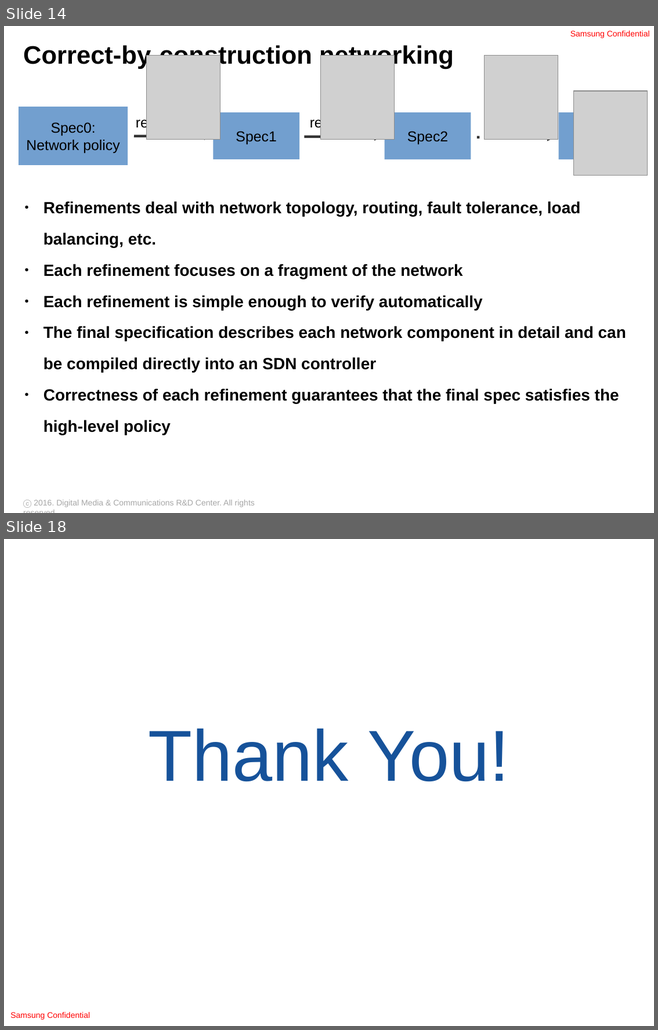
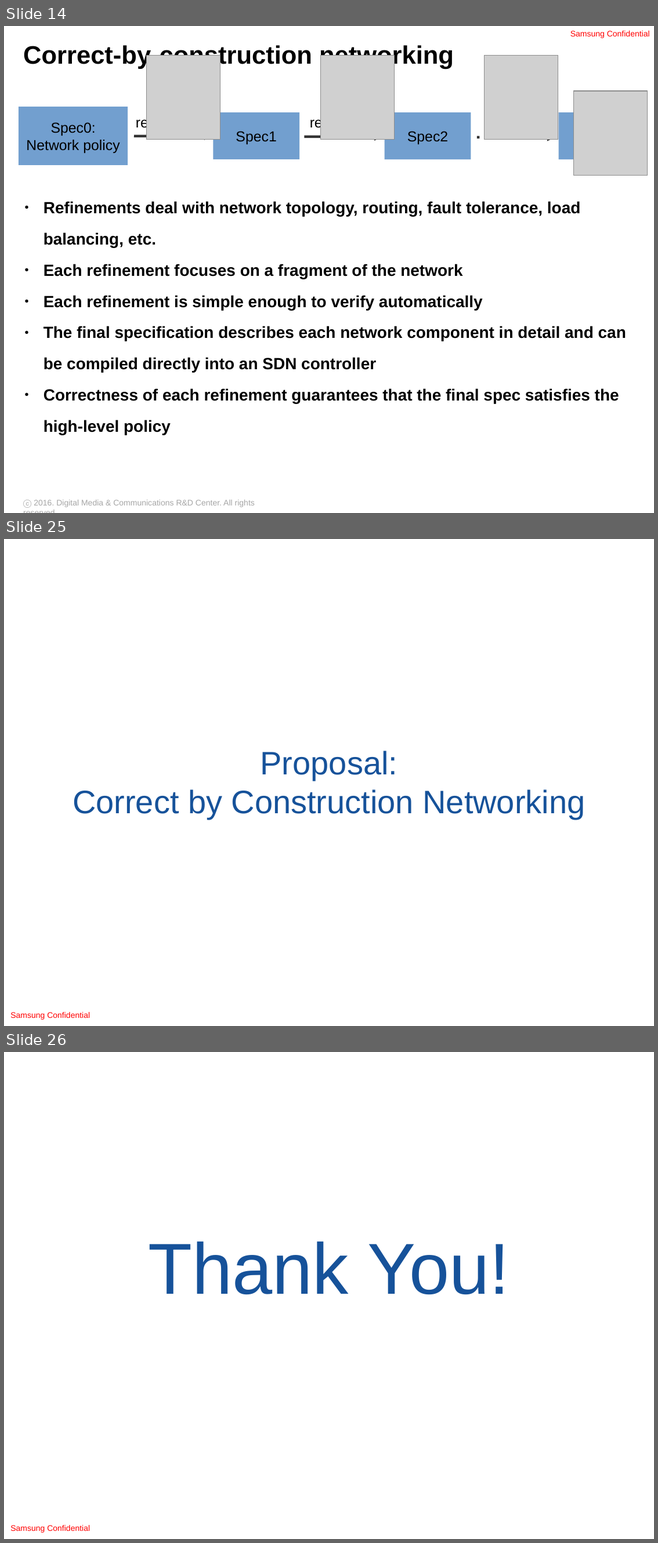
Before and after one commit to ryzhyk/cocoon, a slide deck: doc/distsys_talk_03_09_16.odp. Shown one above the other, each under a label of ours: slides 14 and 18 before the commit, slides 14, 25 and 26 after it; the slides between them are not shown. The pictures are 658x1030 and 658x1543 pixels, drawn with LibreOffice and Linux fonts; fonts in the diff are those of the drawing; grey boxes stand for pictures; background and template pictures are left out. Boxes give left, top, right and bottom in pixels: in the first picture for what was removed or moved away, otherwise in the second. Text is boxed around its words. In the diff, an @@ line names an element or a change of style, - is before the commit and + after.

```diff
--- a/doc/distsys_talk_03_09_16.odp
+++ b/doc/distsys_talk_03_09_16.odp
@@ slide 25 added at box(4, 539, 654, 1026), background #FFFFFF; not listed: 1 template element that a slide beside it also shows @@
@@ title added at box(72, 751, 585, 819), 36 pt, text #16529A @@
+Proposal:
+Correct by Construction Networking
@@ what was slide 18 is now slide 26 @@
```
Also in this commit, not shown: 3 slides changed, 7 other slides added.
